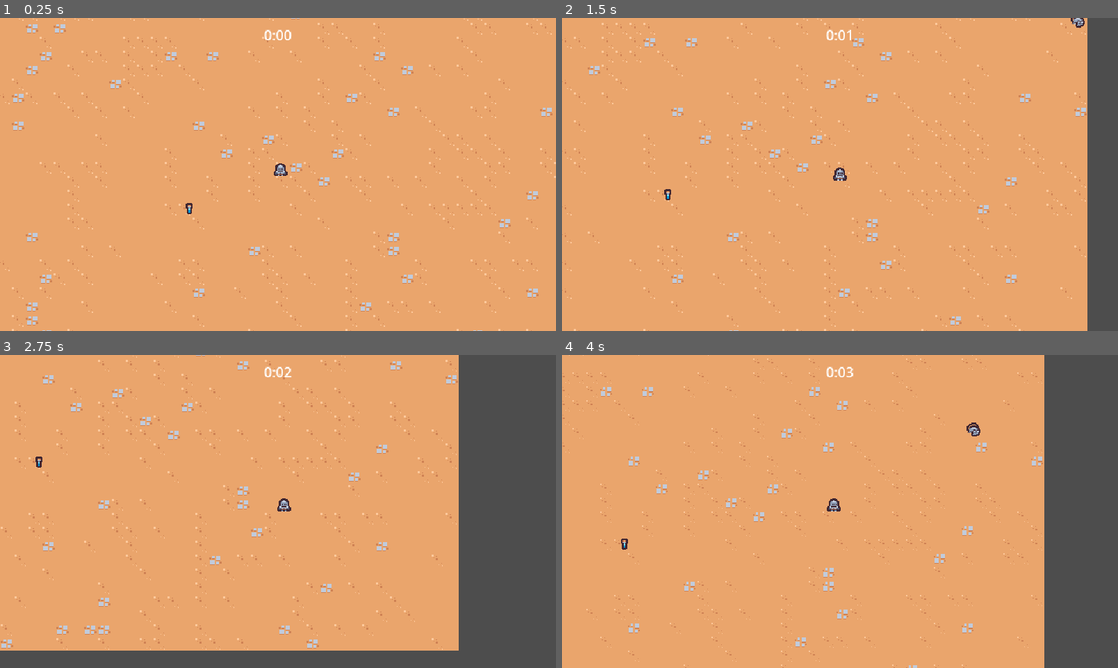
Above: before the commit, frames 1-4 (two rows, left to right).
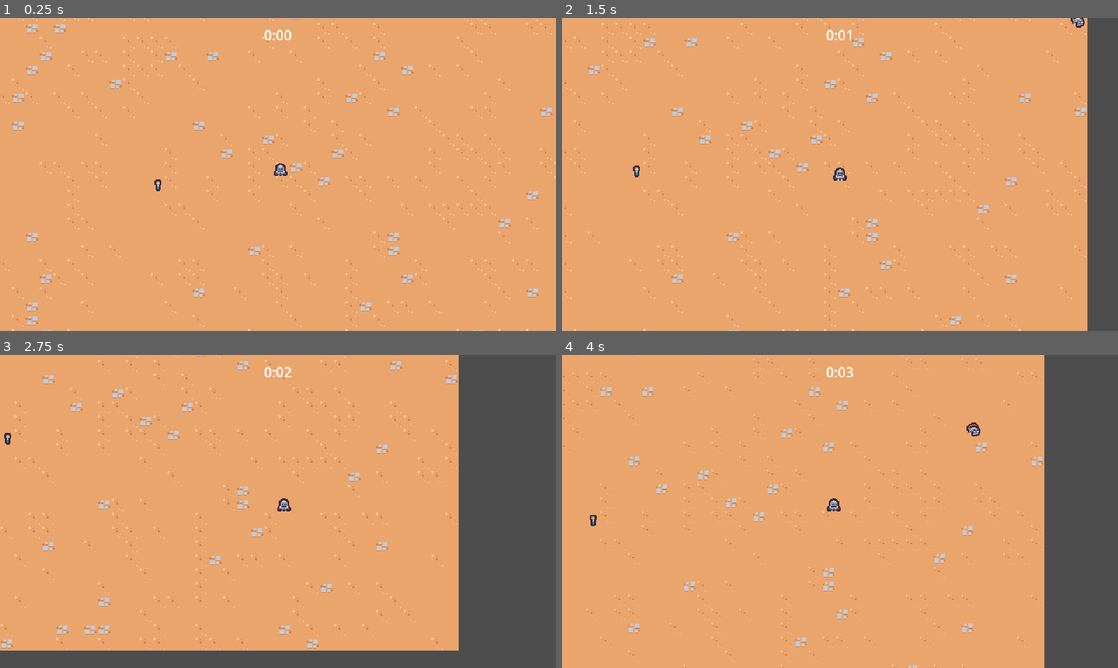
Above: after the commit, the same moments.

Repository: Liujiayu007/2d
Game: Godot game, scene res://scenes/main/main.tscn
The game is run twice, just before and just after one commit, with the same random seed, the same clock (stepped at 60 frames per second) and the same inputs.
Inputs:
- Up to frame 1 (0.25 s): no input
- Up to frame 2 (1.5 s): hold D (move_right) 0.53-1.28 s; hold S (move_down) from 1.28 s (still down)
- Up to frame 3 (2.75 s): release S (move_down) at 2.03 s; hold D (move_right) from 2.03 s (still down)
- Up to frame 4 (4 s): release D (move_right) at 2.78 s; hold W (move_up) 2.78-3.53 s; hold A (move_left) from 3.53 s (still down)

The runs differ from the first frame. In frame 1, less than 0.1% of the frame differs, in the area x 27-35%, y 51-63%; in frame 2, less than 0.1%; in frame 3, less than 0.1%, in the area x 0-8%, y 24-36%; in frame 4, less than 0.1%.

Commit message:
记录拾取物

Diff:
--- a/project.godot
+++ b/project.godot
@@ -14,6 +14,10 @@
 run/main_scene="uid://bhorcje3t7dix"
 config/features=PackedStringArray("4.6", "Forward Plus")
 config/icon="res://icon.svg"
+
+[autoload]
+
+GameEvents="*uid://crwqieion8uht"
 
 [debug]
 
--- /dev/null
+++ b/scenes/autoload/game_events.gd
@@ -0,0 +1,7 @@
+extends Node
+
+
+signal experience_vial_collected(number: float)
+
+func emit_experience_vial_collected(number: float):
+	experience_vial_collected.emit(number)
--- /dev/null
+++ b/scenes/autoload/game_events.tscn
@@ -0,0 +1,6 @@
+[gd_scene format=3 uid="uid://crwqieion8uht"]
+
+[ext_resource type="Script" uid="uid://cuvj04oo2udut" path="res://scenes/autoload/game_events.gd" id="1_4uhj7"]
+
+[node name="GameEvents" type="Node" unique_id=515411614]
+script = ExtResource("1_4uhj7")
--- a/scenes/game_object/experience_vial/experience_vial.gd
+++ b/scenes/game_object/experience_vial/experience_vial.gd
@@ -6,4 +6,5 @@
 	$Area2D.area_entered.connect(on_area_entered)
 
 func on_area_entered(other_area: Area2D):
+	GameEvents.emit_experience_vial_collected(1)
 	queue_free()
--- a/scenes/main/main.tscn
+++ b/scenes/main/main.tscn
@@ -6,6 +6,7 @@
 [ext_resource type="PackedScene" uid="uid://bqibcdgklrqdc" path="res://scenes/game_object/game_camera/game_camera.tscn" id="1_k2fmo"]
 [ext_resource type="PackedScene" uid="uid://b1xxwi00ln7me" path="res://scenes/manager/enemy_manager.tscn" id="1_l3cfh"]
 [ext_resource type="PackedScene" uid="uid://b8k2j5jrnb23e" path="res://scenes/manager/arena_time_manager.tscn" id="2_ow5a4"]
+[ext_resource type="PackedScene" uid="uid://cmd771i5kd4w1" path="res://scenes/manager/experience_manager.tscn" id="4_yyfjg"]
 [ext_resource type="PackedScene" uid="uid://cfbkx7gs13lp1" path="res://scenes/game_object/experience_vial/experience_vial.tscn" id="7_hujxm"]
 
 [node name="Main" type="Node" unique_id=715923107]
@@ -17,6 +18,8 @@
 
 [node name="EnemyManager" parent="." unique_id=1531917544 instance=ExtResource("1_l3cfh")]
 
+[node name="ExperienceManager" parent="." unique_id=28768629 instance=ExtResource("4_yyfjg")]
+
 [node name="TileMapLayer" type="TileMapLayer" parent="." unique_id=210504020]
 tile_map_data = PackedByteArray("AAA2ACEAAAAAAAQAAAA2ACAAAAAAAAQAAAA2AB8AAAAAAAQAAAA2AB4AAAAAAAQAAAA2AB0AAAAAAAQAAAA2AB …(29840 unchanged characters)…
 tile_set = ExtResource("1_iuonh")
@@ -27,4 +30,4 @@
 position = Vector2(502, 290)
 
 [node name="ExperienceVial" parent="." unique_id=538601863 instance=ExtResource("7_hujxm")]
-position = Vector2(397, 327)
+position = Vector2(361, 300)
--- /dev/null
+++ b/scenes/manager/experience_manager.gd
@@ -0,0 +1,13 @@
+extends Node
+
+var current_experience = 0
+
+func _ready():
+	GameEvents.experience_vial_collected.connect(on_experience_vial_collected)
+
+func increment_experience(number: float):
+	current_experience += number
+	print(current_experience)
+
+func on_experience_vial_collected(number: float):
+	increment_experience(number)
--- /dev/null
+++ b/scenes/manager/experience_manager.tscn
@@ -0,0 +1,6 @@
+[gd_scene format=3 uid="uid://cmd771i5kd4w1"]
+
+[ext_resource type="Script" uid="uid://caekfqcl6h80h" path="res://scenes/manager/experience_manager.gd" id="1_6uta1"]
+
+[node name="ExperienceManager" type="Node" unique_id=28768629]
+script = ExtResource("1_6uta1")
Not shown, added: scenes/autoload/game_events.gd.uid
Not shown, added: scenes/manager/experience_manager.gd.uid
